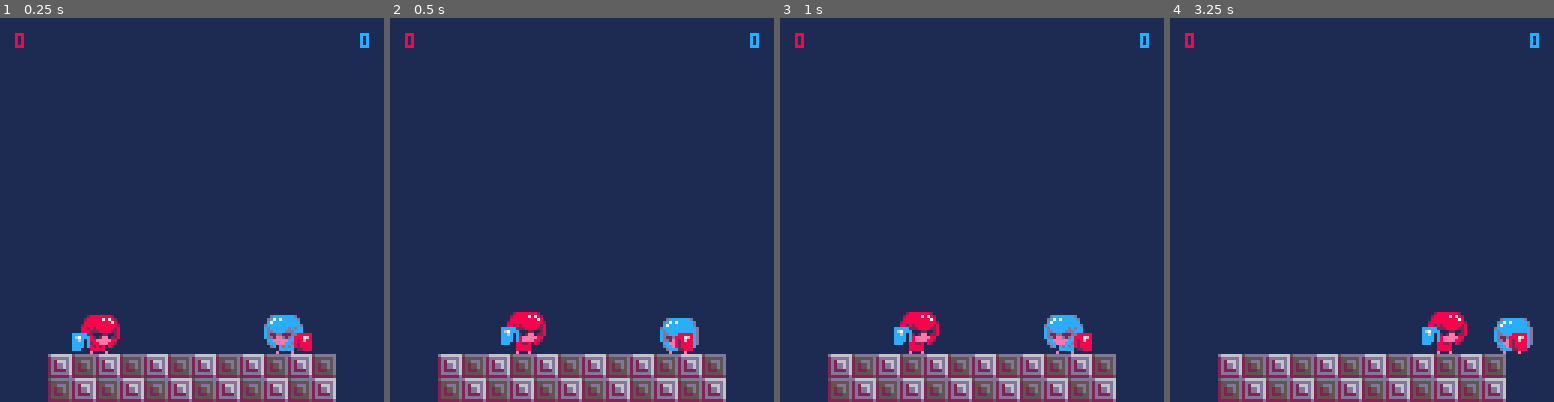
Above: before the commit, frames 1-4 (left to right).
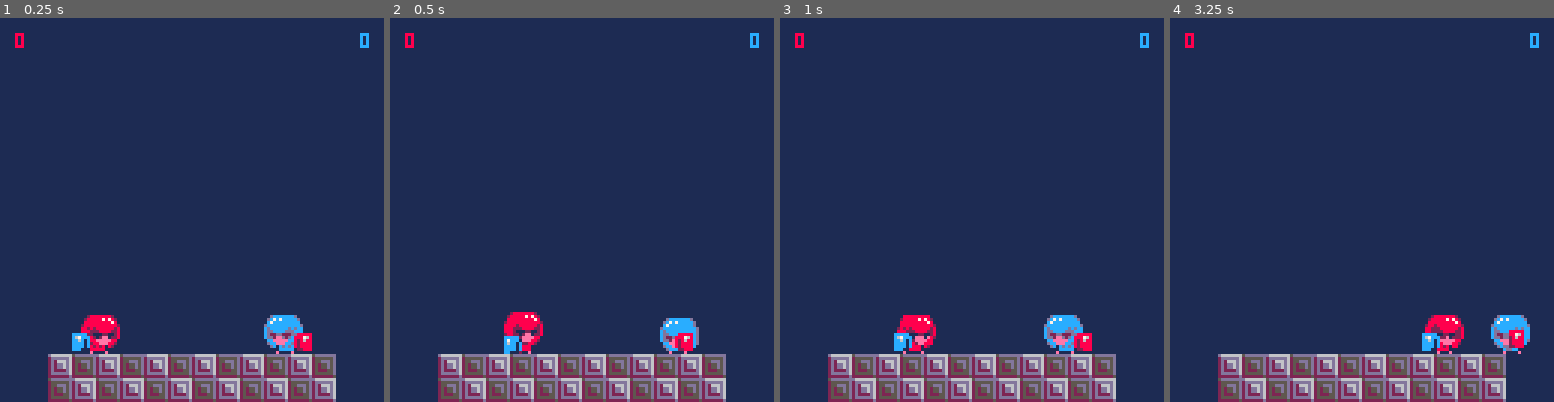
Above: after the commit, the same moments.

Repository: davidjtferguson/dancejab
Game: PICO-8 cartridge jab.p8
The game is run twice, just before and just after one commit, with the same random seed, the same clock (stepped at 60 frames per second) and the same inputs.
Inputs:
- Up to frame 1 (0.25 s): no input
- Up to frame 2 (0.5 s): tap X (X key) at 0.33 s
- Up to frame 3 (1 s): tap O (Z key) at 0.7 s
- Up to frame 4 (3.25 s): tap X (X key) at 1.07, 1.85, 2.97 s; hold Right 1.6-2.1 s; tap O (Z key) every 0.4 s from 1.7 to 2.9 s; hold Right 2.47-3.03 s; hold Left from 3.08 s (still down)

Frame 1 is identical in both runs. In frame 2, 0.6% of the frame differs, in the area x 28-41%, y 76-88%; in frame 3, 0.5%; in frame 4, 1.0%, in the area x 65-95%, y 76-87%.

Commit message:
implemented more animations

Diff:
--- a/jab.p8
+++ b/jab.p8
@@ -58,17 +58,22 @@
   jabwidth=6,
   jabheight=8,
 
+  --create animations
+  animidle=createanim({224,226,228,230,232,234,236,238},5),
+  animwalkforward=createanim({128,130,132,134},5),
+  animwalkback=createanim({136,138,140,142},5),
+
   --vars, don't edit
   x=x,
   xvel=0,
   y=96,
   yvel=0,
-  anim=createanim({224,226,228,230,232,234,236,238},5),
   flipped=flipped,
   state="none",
   statetimer=0,
   hitpoints=3,
  }
+ av.anim=av.animidle
  add(avs,av)
  return av
 end
@@ -237,12 +242,19 @@
   end
 
   --walking
+  if facingforward(av) then
+   av.anim=av.animwalkforward
+  else
+   av.anim=av.animwalkback
+  end
+
   if btn(⬅️,av.no) then
    av.xvel-=av.xacc
   elseif btn(➡️,av.no) then
    av.xvel+=av.xacc
   else
    av.xvel*=av.xdecellrate
+   av.anim=av.animidle
   end
 
   if av.xvel>av.xmaxvel then
@@ -286,10 +298,6 @@
  end
 
  if av.statetimer==0 then
-  if av.state!="none" then
-   av.anim=createanim({224,226,228,230,232,234,236,238},5)
-  end
-
   av.state="none"
  end
 
@@ -318,7 +326,7 @@
     --been punched!
     av.hitpoints-=1
 
-    av.anim=createanim({108,110},{6,1},false)
+    av.anim=createanim(108)
 
     av.state="hitstun"
     av.statetimer=av.hitstunframes
@@ -337,10 +345,10 @@
     end
 
     if av.hitpoints==0 then
-      updatescore(av)
-
-      av.state="dead"
-      av.statetimer=90
+     av.anim=createanim({108,110},{6,1},false)
+     updatescore(av)
+     av.state="dead"
+     av.statetimer=90
     end
 
     del(hitboxes,box)
@@ -357,6 +365,7 @@
   if p2.score==firstto then
    announce="player 2 wins!!"
    sfx(0)
+   p1.anim=createanim({160,162,164,166},{6,3,10,10})
   end
   setwin(p2)
  else
@@ -365,6 +374,7 @@
   if p1.score==firstto then
    announce="player 1 wins!!"
    sfx(0)
+   p2.anim=createanim({160,162,164,166},{6,3,10,10})
   end
   setwin(p1)
  end
Not shown, changed: art/Sprite Refs.txt
